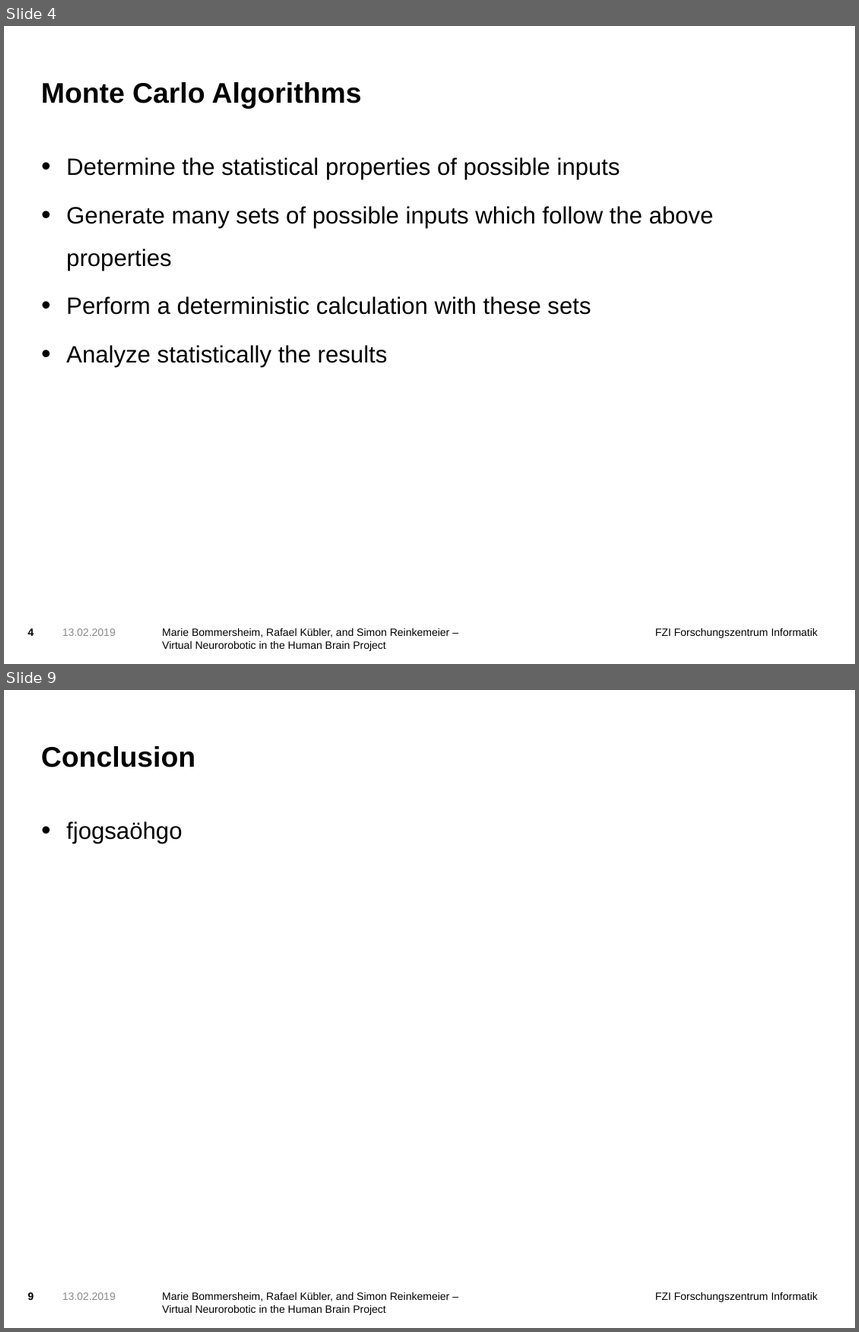
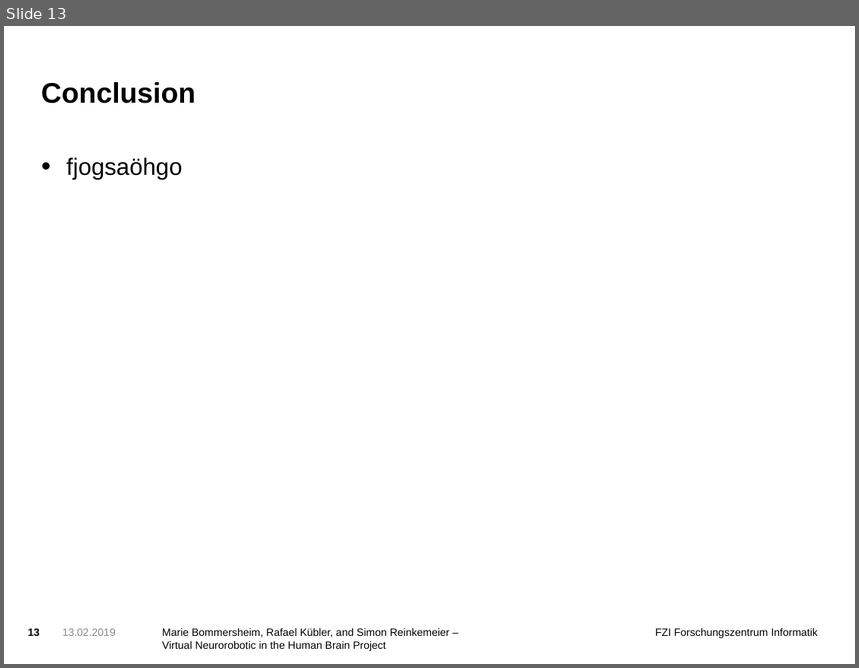
Before and after one commit to simonre/hbpprak_2018_throwing, a slide deck: Präsentation.odp. Shown one above the other, each under a label of ours: slides 4 and 9 before the commit, slide 13 after it; the slides between them are not shown. The pictures are 859x1332 and 859x668 pixels, drawn with LibreOffice and Linux fonts; fonts in the diff are those of the drawing; background and template pictures are left out. Boxes give left, top, right and bottom in pixels: in the first picture for what was removed or moved away, otherwise in the second. Text is boxed around its words. In the diff, an @@ line names an element or a change of style, - is before the commit and + after.

```diff
--- a/Präsentation.odp
+++ b/Präsentation.odp
@@ slide 4 removed at <box>4,26,855,664</box>, background picture (left out); not listed: 2 template elements that a slide beside it also shows @@
@@ title removed at <box>41,82,362,108</box> @@
-Monte Carlo Algorithms
@@ text removed at <box>66,157,714,367</box> @@
-• Determine the statistical properties of possible inputs
-• Generate many sets of possible inputs which follow the above properties
-• Perform a deterministic calculation with these sets
-• Analyze statistically the results
@@ page number removed at <box>28,629,34,636</box> @@
-4
@@ text removed at <box>63,629,116,636</box> @@
-13.02.2019
@@ what was slide 9 is now slide 13 @@
@@ page number at <box>28,629,40,636</box>: text changed @@
-9
+13
```
Also in this commit, not shown: 7 slides changed, 5 slides added, 12 other files.
